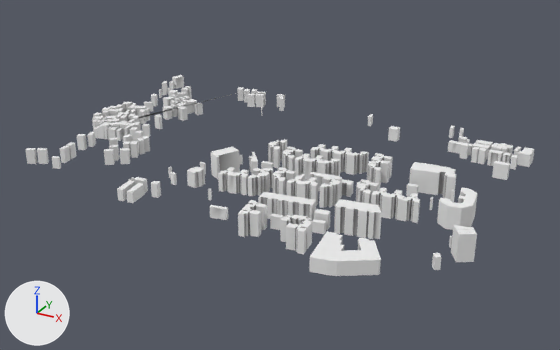
A saved change to the glTF model data/buildings/7/75/121.glb.
Before and after are seen from a 50 mm lens placed at (429.0, -763.0, 361.0), pointed at (17.0, -14.0, -14.0). Arrows for +X, +Y and +Z are at lower left; the lights stay in place. Vertices at the same position are counted once.
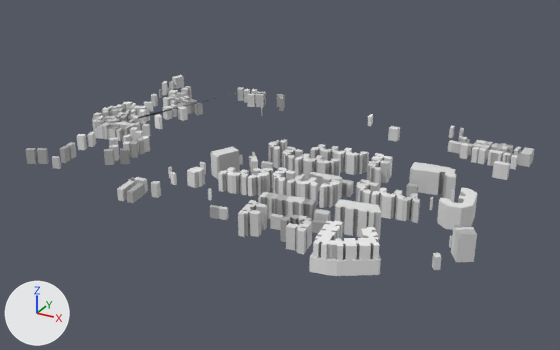
Location of each change, [x1, y1, x2, y2] in pixels of the pictures (560 x 350 px):
part 1 of me_mesh_0, added
    after: [313, 221, 379, 260]
part 2 of me_mesh_0, recoloured
    both: [26, 75, 534, 270]

The change, as a diff of the scene's bpy script:
```diff
--- a/data/buildings/7/75/121.glb.py
+++ b/data/buildings/7/75/121.glb.py
@@ me_mesh_0 @@
 # used by ob_mesh_0; location = (0.0, 0.0, 0.0)
-me_mesh_0.from_pydata(...)  # 3592 vertices, 5231 faces; spans x -278.0..283.0, y -212.0..191.0, z -7.0..24.0
+me_mesh_0.from_pydata(...)  # 3780 vertices, 5511 faces; spans x -278.0..283.0, y -212.0..191.0, z -7.0..25.0
+# me_mesh_0 part 1: a new loose piece of 188 vertices spanning x 151.0..213.0, y -210.0..-155.0, z 1.0..25.0, in mat_material_0
+# me_mesh_0 part 2: 5215 kept faces spanning x -278.0..283.0, y -212.0..191.0, z -7.0..24.0 get new vertex colours
 me_mesh_0.materials.append(mat_material_0)
```
